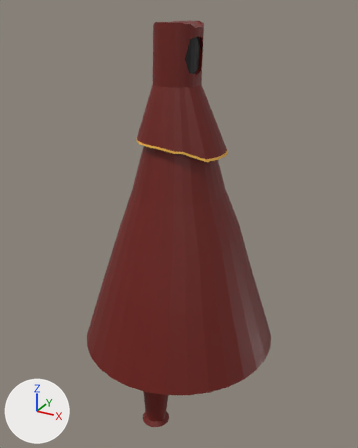
Before and after pictures for a commit that changed the FBX model Assets/Models/Characters/Player.fbx.
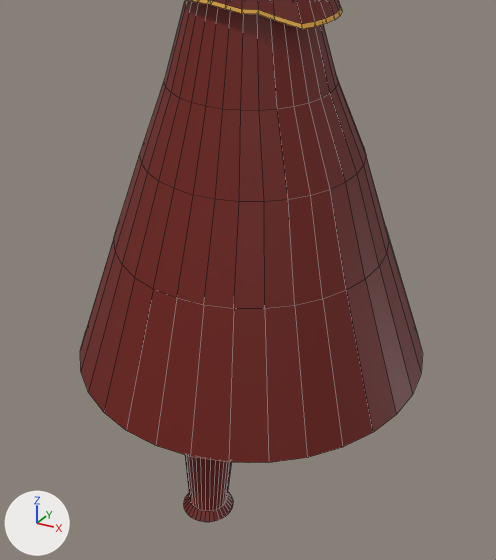
There are two pictures of each version: one whole from a 50 mm lens placed at (4.39, -6.55, 6.73), pointed at (0.75, 0.07, 3.42), one close up on the part from 12% to 87% of the width and 33% to 100% of the height. Arrows for +X, +Y and +Z are at lower left; the lights stay in place. The close-ups show mesh edges as thin lines. Where no turn or scale is listed for an object, it has been applied to the vertices.
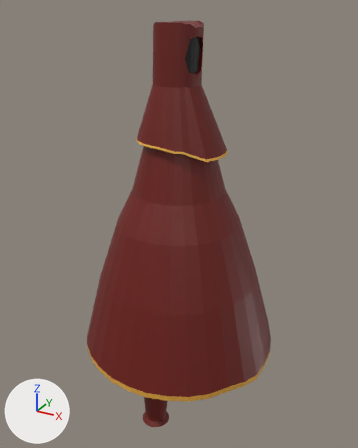
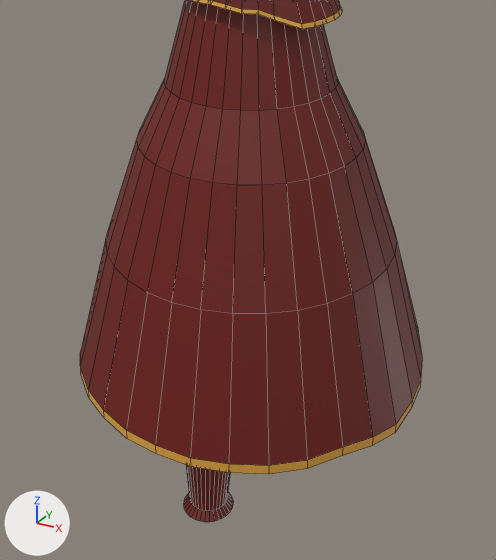
The newer file is also turned or shifted as a whole; pictures and numbers use the older file's frame.

What differs and where, as boxes (x1, y1, x2, y2) in the close-ups (496 x 560 px):
'Cylinder', reshaped: before (80, 0, 423, 522); after (80, 0, 422, 522)
part 1 of me_cylinder, built on: before (80, 78, 423, 463); after (80, 78, 422, 474)

The edits, one by one:
me_cylinder is used by ob_cylinder; location (0.78, 0.0, 3.8).
me_cylinder had 568 vertices, 478 faces and spanned x -1.65..1.65, y -1.65..1.65, z -3.85..2.74.
me_cylinder now has 600 vertices, 510 faces and spans x -1.65..1.65, y -1.65..1.65, z -3.85..2.74.
Part 1, on me_cylinder:
7 faces are deleted.
18 vertices in x -1.0..1.0, y -0.97..1.03, z -0.42 move by (0.0, -0.03, 0.16).
14 vertices in x -0.98..0.98, y -0.67..1.02, z -0.42 move by (0.0, -0.04, 0.16).
4 vertices in x -1.37..1.17, y 0.92..1.37, z -2.45 move by (0.0, 0.0, -0.02).
4 vertices in x 1.52..1.65, y -0.63..0.63, z -2.45 move by (0.0, 0.0, -0.05).
4 vertices in x -1.52..1.17, y -1.37..-0.63, z -2.45 move by (0.0, 0.0, -0.03).
4 vertices in x -1.65..-0.63, y -1.52..0.0, z -2.45 move by (0.0, 0.0, 0.03).
43 vertices move from x -1.62..1.62, y -1.62..1.62, z -2.45..-1.23 to x -1.62..1.62, y -1.62..1.65, z -2.56..-1.23.
6 vertices are added at (0.32, 1.62, -2.47), (0.63, 1.52, -2.47), (-0.92, 1.37, -2.38), (-0.63, 1.52, -2.38), (0.63, 1.52, -2.56), (-0.92, 1.37, -2.48).
20 new vertices lie (0.0, 0.0, -0.09) away from vertices in x -1.65..1.62, y -1.65..1.37, z -2.45.
6 new vertices lie (0.0, 0.0, -0.1) away from vertices in x -1.17..1.65, y -1.17..0.92, z -2.45.
7 new faces join them, mat_material_002 (dark red #6e180e).
32 new faces join them, mat_material_004 (orange #e7ab44).
